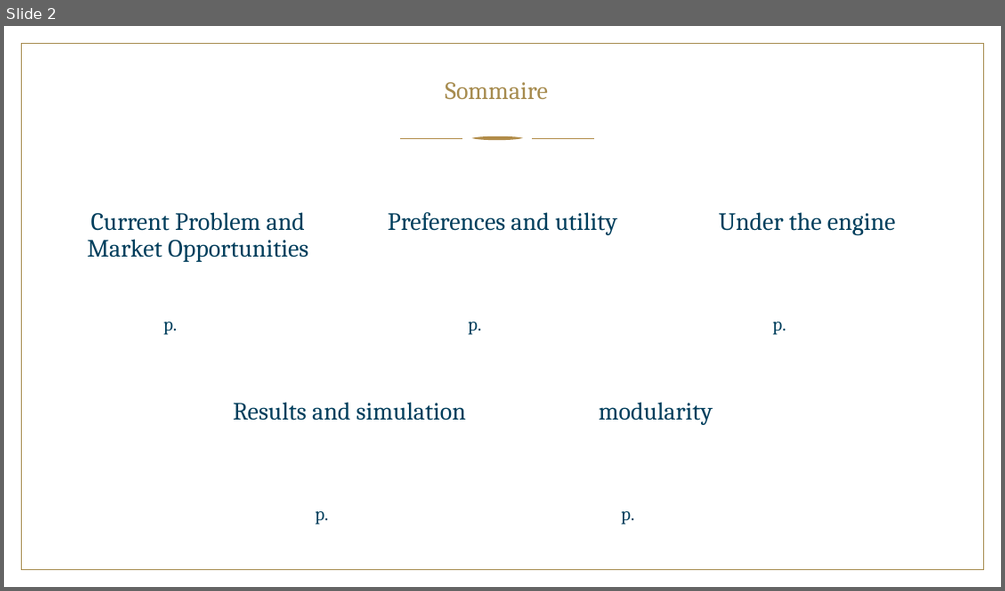
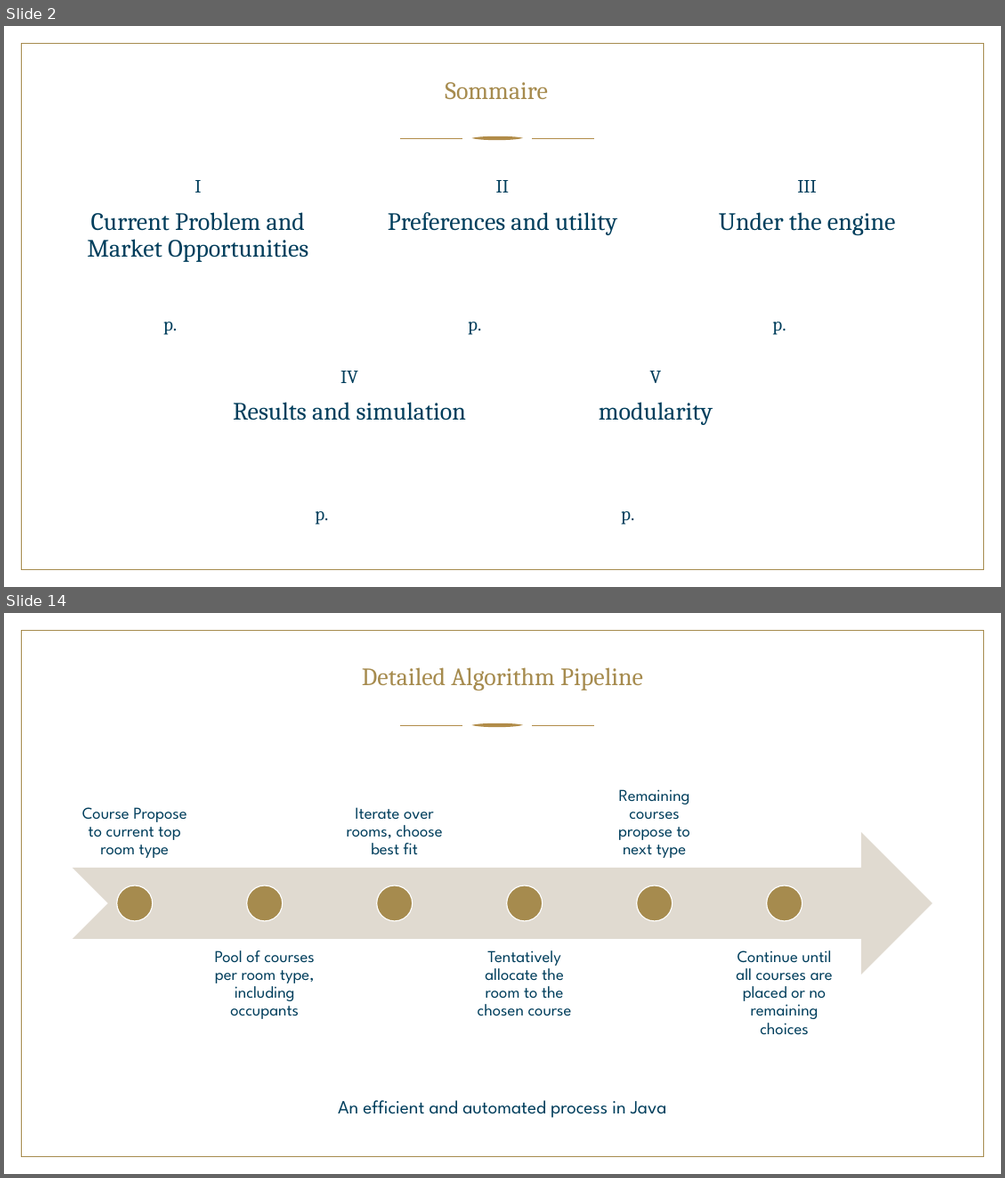
Before and after one commit to Mttmin/classroom_allocation, a slide deck: Pitch final Minguet.pptx. Shown one above the other, each under a label of ours: slide 2 before the commit, slides 2 and 14 after it; the slides between them are not shown. The pictures are 1005x591 and 1005x1178 pixels, drawn with LibreOffice and Linux fonts; fonts in the diff are those of the drawing; background and template pictures are left out. Boxes give left, top, right and bottom in pixels: in the first picture for what was removed or moved away, otherwise in the second. Text is boxed around its words. In the diff, an @@ line names an element or a change of style, - is before the commit and + after.

```diff
--- a/Pitch final Minguet.pptx
+++ b/Pitch final Minguet.pptx
@@ slide 14 added at (x1=4, y1=613, x2=1001, y2=1174), background picture (left out); not listed: 4 template elements that a slide beside it also shows @@
@@ title added at (x1=362, y1=667, x2=643, y2=690), 24 pt, text #A68B4E @@
+Detailed Algorithm Pipeline
@@ group added at (x1=73, y1=789, x2=933, y2=1035): 6 texts, 6 ellipses, 1 notched right arrow @@
+Course Propose to current top room type
+Pool of courses per room type, including occupants
+Iterate over rooms, choose best fit
+Tentatively allocate the room to the chosen course
+Remaining courses propose to next type
+Continue until all courses are placed or no remaining choices
@@ text added at (x1=338, y1=1100, x2=667, y2=1118), 18 pt, text #003E5C @@
+An efficient and automated process in Java
@@ slide 2 changed as well @@
@@ text added at (x1=194, y1=180, x2=201, y2=192), 18 pt, text #003E5C @@
+I
@@ text added at (x1=496, y1=180, x2=509, y2=192), 18 pt, text #003E5C @@
+II
@@ text added at (x1=797, y1=180, x2=817, y2=192), 18 pt, text #003E5C @@
+III
@@ text added at (x1=340, y1=370, x2=358, y2=383), 18 pt, text #003E5C @@
+IV
@@ text added at (x1=650, y1=370, x2=662, y2=383), 18 pt, text #003E5C @@
+V
```
Also in this commit, not shown: 13 other slides added, 1 other file.
